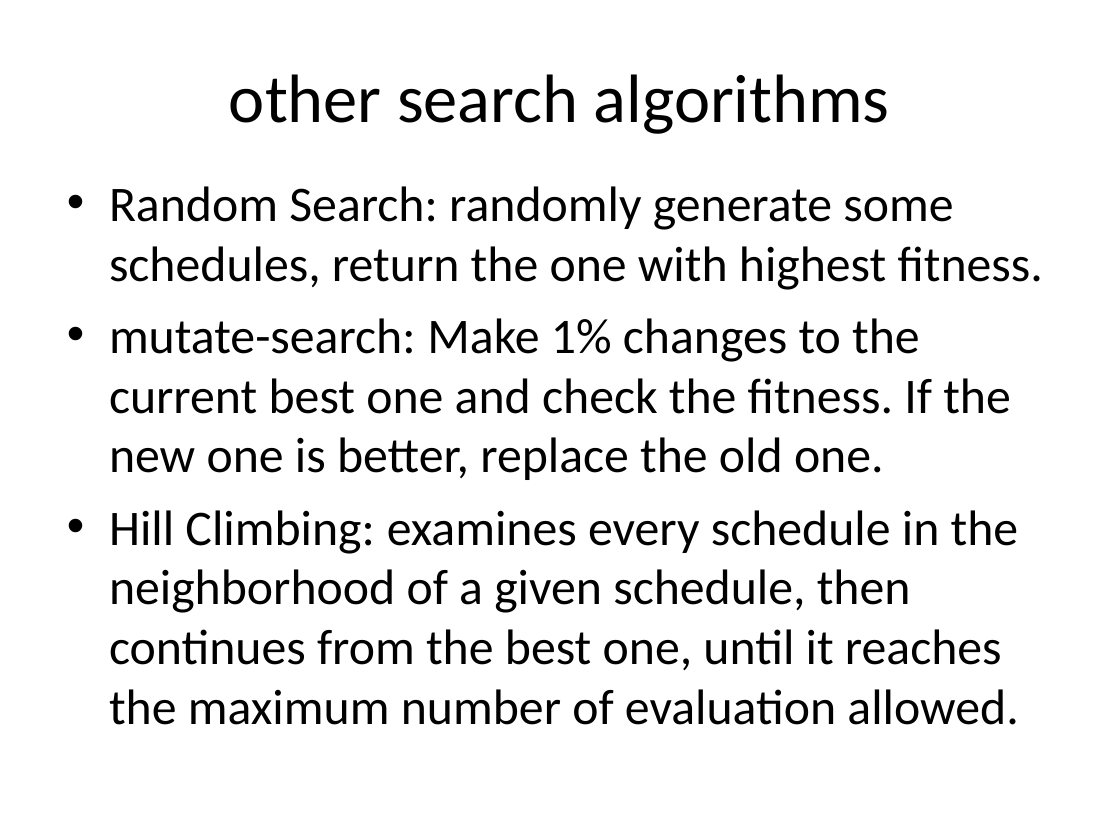
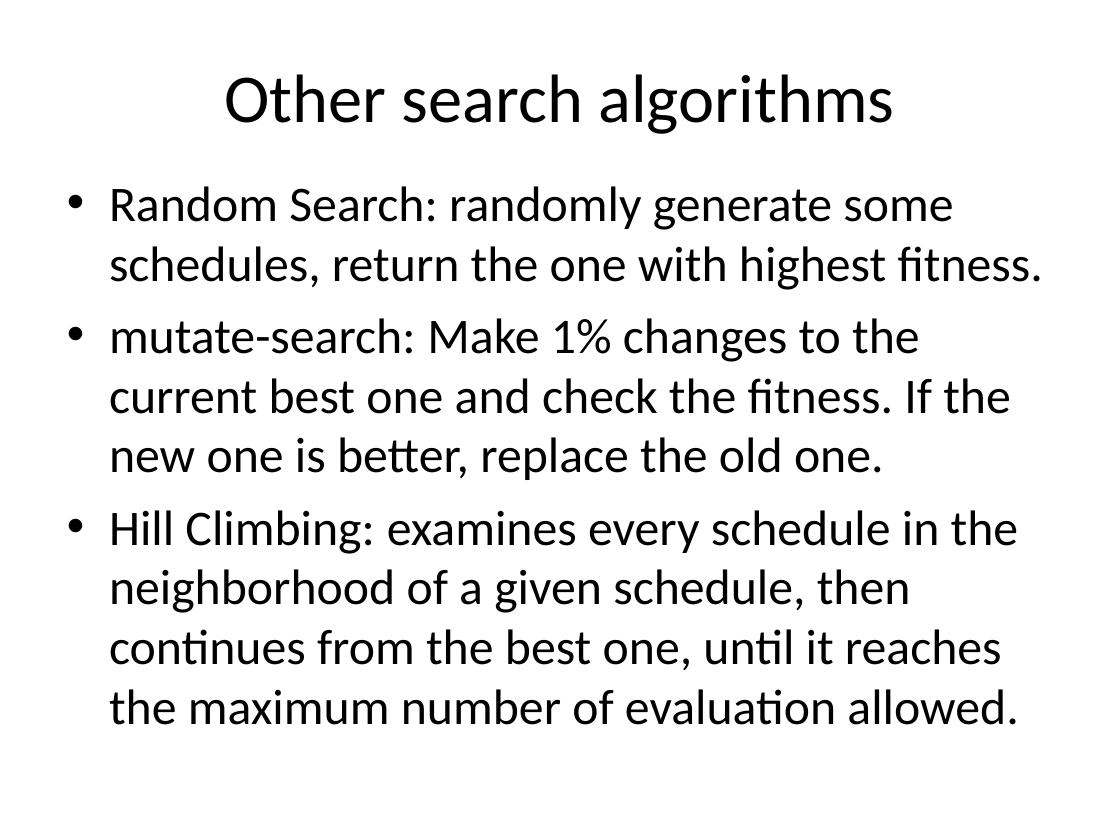
Before and after one commit to akokcam/csc384-genetic-algorithms-project, a slide deck: slide 4 of GA_TestBench/Data Files/presentation.ppt. Drawn at 1120x840 pixels with LibreOffice and Linux fonts; fonts in the diff are those of the drawing. Boxes give left, top, right and bottom in pixels: in the first picture for what was removed or moved away, otherwise in the second. Text is boxed around its words. In the diff, an @@ line names an element or a change of style, - is before the commit and + after.

```diff
--- a/GA_TestBench/Data Files/presentation.ppt
+++ b/GA_TestBench/Data Files/presentation.ppt
@@ title at <box>224,74,894,134</box>: text changed @@
-other search algorithms
+Other search algorithms
```
Also in this commit, not shown: 1 other slide changed, 3 slides added, 3 slides removed.
